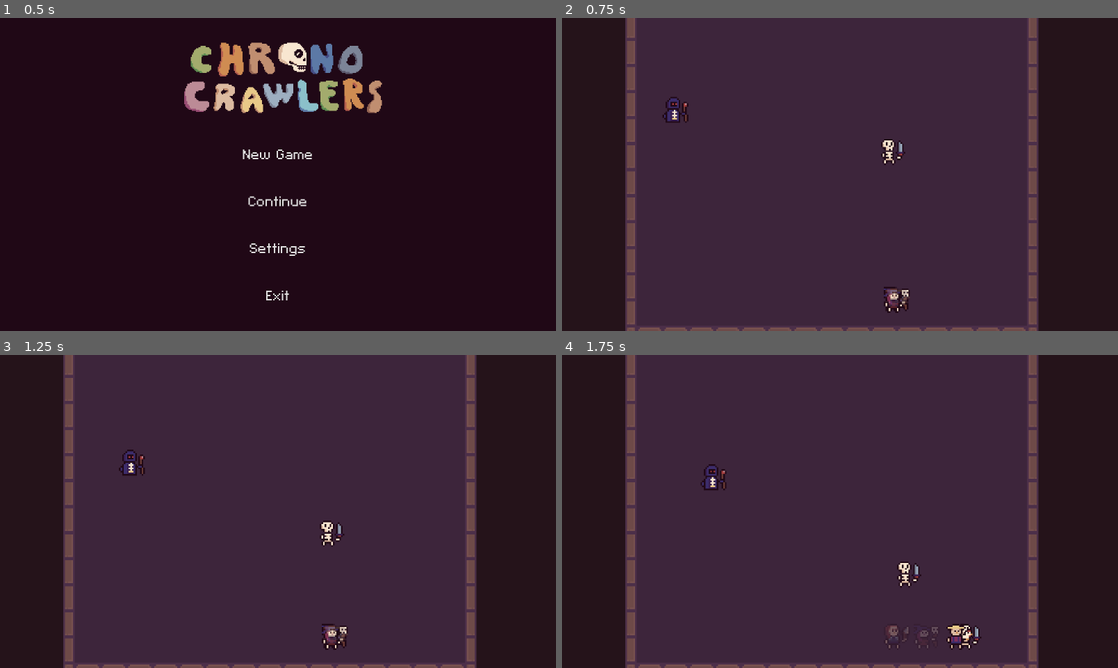
Above: before the commit, frames 1-4 (two rows, left to right).
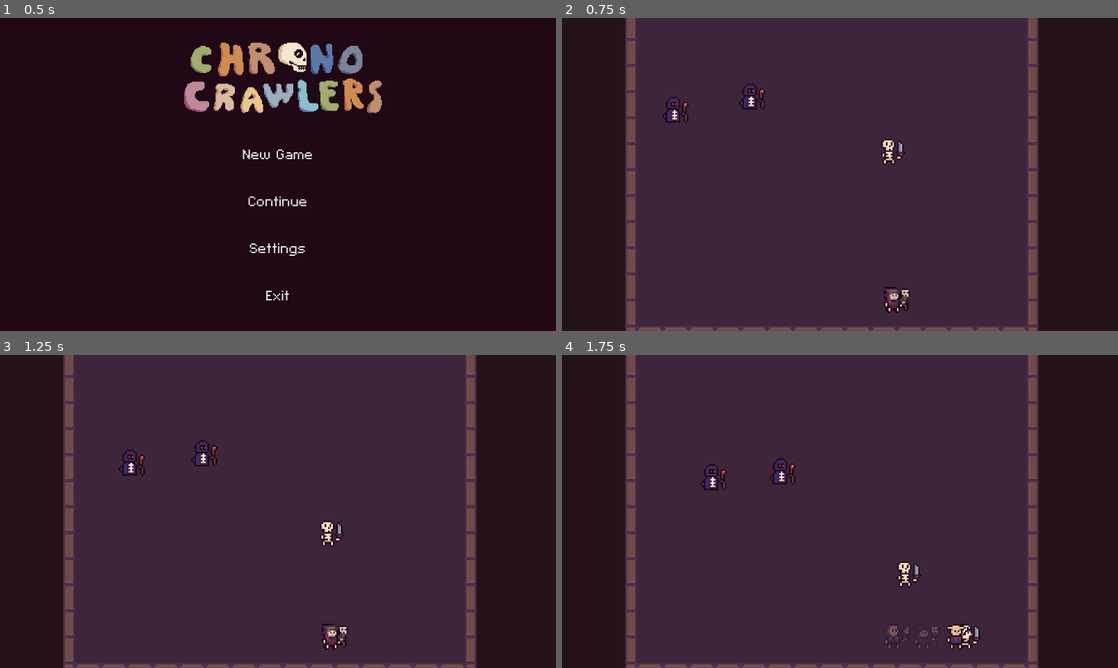
Above: after the commit, the same moments.

Repository: phoenixstears/chrono-crawlers
Game: Godot game, scene res://Scenes/MainMenu.tscn
The game is run twice, just before and just after one commit, with the same random seed, the same clock (stepped at 60 frames per second) and the same inputs.
Inputs (mouse positions are in pixels of both pictures, inside the frame that each line leads up to):
- Up to frame 1 (0.5 s): no input
- Up to frame 2 (0.75 s): click "New Game" at 0.5 s
- Up to frame 3 (1.25 s): no input
- Up to frame 4 (1.75 s): tap Enter at 1.25 s; move the mouse to (962, 495) at 1.27 s; hold D (right) from 1.28 s (still down); tap 1 (1) at 1.35 s; tap 2 (2) at 1.55 s

Frame 1 is identical in both runs. In frame 2, 0.2% of the frame differs, in the area x 31-37%, y 20-30%; in frame 3, 0.2%; in frame 4, 0.2%, in the area x 37-42%, y 33-42%.

Commit message:
Fixed collider on player and made skeleton and mage scenes

Diff:
--- a/Scenes/Level1.tscn
+++ b/Scenes/Level1.tscn
@@ -1,16 +1,17 @@
-[gd_scene load_steps=17 format=4 uid="uid://bkx8ncfw3c2ha"]
+[gd_scene load_steps=18 format=4 uid="uid://bkx8ncfw3c2ha"]
 
 [ext_resource type="AudioStream" uid="uid://dbdrmnmctydtu" path="res://OST/dungeon_idle.ogg" id="1_2llne"]
-[ext_resource type="Script" uid="uid://bewpx7hr07rrv" path="res://Scenes/level_1.gd" id="1_bdlbp"]
+[ext_resource type="Script" path="res://Scenes/level_1.gd" id="1_bdlbp"]
 [ext_resource type="Texture2D" uid="uid://brnmtpny50os4" path="res://sprites/Tiles/Dungeon_Tileset_at-export.png" id="2_bdlbp"]
 [ext_resource type="PackedScene" uid="uid://bjpcy026ui4iq" path="res://Scenes/Player.tscn" id="3_joc8x"]
 [ext_resource type="Texture2D" uid="uid://m1pmbtaejn0g" path="res://sprites/Enemies/Mage/mageskeleton.png" id="3_kylad"]
 [ext_resource type="Texture2D" uid="uid://cal0jcvk2qlv6" path="res://sprites/Enemies/Skeleton/skeleton.png" id="5_2h8qs"]
-[ext_resource type="Script" uid="uid://c5crex1iyx12h" path="res://Scenes/mage.gd" id="6_ysn8j"]
+[ext_resource type="Script" path="res://Scenes/mage.gd" id="6_ysn8j"]
 [ext_resource type="PackedScene" uid="uid://nn2dcc4k3mdw" path="res://Scenes/Bullet.tscn" id="7_6ll4n"]
 [ext_resource type="FontFile" uid="uid://dobwvaegybdn6" path="res://fonts/C&C Red Alert [INET].ttf" id="9_kylad"]
-[ext_resource type="Script" uid="uid://dodvy3t3yb0ts" path="res://Scenes/pause_menu.gd" id="10_2h8qs"]
-[ext_resource type="Script" uid="uid://bxqrfgdswcv8p" path="res://Scenes/skeleton.gd" id="11_2h8qs"]
+[ext_resource type="Script" path="res://Scenes/pause_menu.gd" id="10_2h8qs"]
+[ext_resource type="Script" path="res://Scenes/skeleton.gd" id="11_2h8qs"]
+[ext_resource type="PackedScene" uid="uid://i0kta1y018fw" path="res://Scenes/mage.tscn" id="12_rpty4"]
 
 [sub_resource type="PhysicsMaterial" id="PhysicsMaterial_2h8qs"]
 
@@ -307,6 +308,7 @@
 
 [node name="Skeleton" type="CharacterBody2D" parent="."]
 position = Vector2(-2, -100)
+collision_mask = 0
 script = ExtResource("11_2h8qs")
 
 [node name="Skeleton" type="Sprite2D" parent="Skeleton"]
@@ -317,6 +319,7 @@
 
 [node name="Mage" type="CharacterBody2D" parent="."]
 position = Vector2(-140, -120)
+collision_mask = 0
 script = ExtResource("6_ysn8j")
 bullet_scene = ExtResource("7_6ll4n")
 
@@ -359,4 +362,7 @@
 
 [node name="Player" parent="." groups=["Player"] instance=ExtResource("3_joc8x")]
 
+[node name="Mage2" parent="." instance=ExtResource("12_rpty4")]
+position = Vector2(-92, -129)
+
 [connection signal="timeout" from="Mage/Timer" to="Mage" method="_on_timer_timeout"]
--- a/Scenes/Player.tscn
+++ b/Scenes/Player.tscn
@@ -55,13 +55,14 @@
 }]
 
 [node name="Player" type="CharacterBody2D"]
+collision_mask = 0
 script = ExtResource("1_5ixxa")
 
 [node name="Sprite2D" type="Sprite2D" parent="."]
 texture = ExtResource("6_nn08x")
 
 [node name="CollisionShape2D" type="CollisionShape2D" parent="."]
-position = Vector2(58, 0)
+position = Vector2(-2, 0)
 shape = SubResource("RectangleShape2D_glx4g")
 
 [node name="Characters" type="Node" parent="."]
--- /dev/null
+++ b/Scenes/Skeleton.tscn
@@ -0,0 +1,18 @@
+[gd_scene load_steps=4 format=3 uid="uid://daanky8kvq420"]
+
+[ext_resource type="Script" path="res://Scenes/skeleton.gd" id="1_abfcy"]
+[ext_resource type="Texture2D" uid="uid://cal0jcvk2qlv6" path="res://sprites/Enemies/Skeleton/skeleton.png" id="2_4ie6e"]
+
+[sub_resource type="RectangleShape2D" id="RectangleShape2D_iuen5"]
+size = Vector2(15.5, 16)
+
+[node name="Skeleton" type="CharacterBody2D"]
+position = Vector2(-2, -100)
+collision_mask = 0
+script = ExtResource("1_abfcy")
+
+[node name="Skeleton" type="Sprite2D" parent="."]
+texture = ExtResource("2_4ie6e")
+
+[node name="CollisionShape2D" type="CollisionShape2D" parent="."]
+shape = SubResource("RectangleShape2D_iuen5")
--- /dev/null
+++ b/Scenes/mage.tscn
@@ -0,0 +1,28 @@
+[gd_scene load_steps=5 format=3 uid="uid://i0kta1y018fw"]
+
+[ext_resource type="Script" path="res://Scenes/mage.gd" id="1_bbshb"]
+[ext_resource type="PackedScene" uid="uid://nn2dcc4k3mdw" path="res://Scenes/Bullet.tscn" id="2_h01ui"]
+[ext_resource type="Texture2D" uid="uid://m1pmbtaejn0g" path="res://sprites/Enemies/Mage/mageskeleton.png" id="3_254od"]
+
+[sub_resource type="RectangleShape2D" id="RectangleShape2D_qippj"]
+size = Vector2(17, 20)
+
+[node name="Mage" type="CharacterBody2D"]
+position = Vector2(-140, -120)
+collision_mask = 0
+script = ExtResource("1_bbshb")
+bullet_scene = ExtResource("2_h01ui")
+
+[node name="Mage" type="Sprite2D" parent="."]
+texture = ExtResource("3_254od")
+
+[node name="CollisionShape2D" type="CollisionShape2D" parent="."]
+position = Vector2(-0.5, 0)
+shape = SubResource("RectangleShape2D_qippj")
+
+[node name="BulletSpawnPoint" type="Marker2D" parent="."]
+position = Vector2(6, -3)
+
+[node name="Timer" type="Timer" parent="."]
+
+[connection signal="timeout" from="Timer" to="." method="_on_timer_timeout"]
